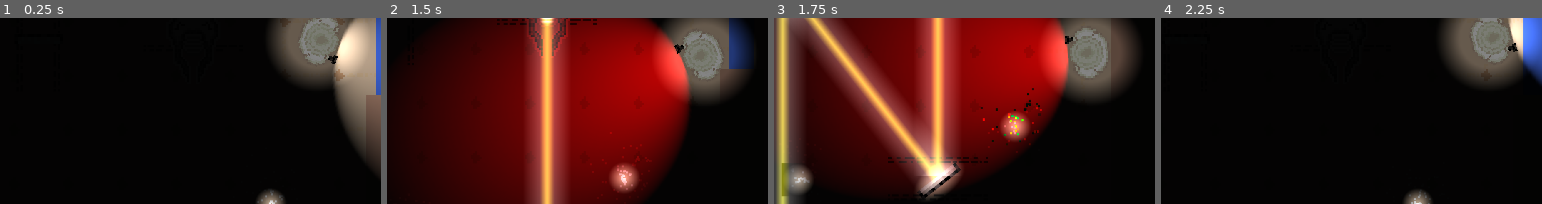
Above: before the commit, frames 1-4 (left to right).
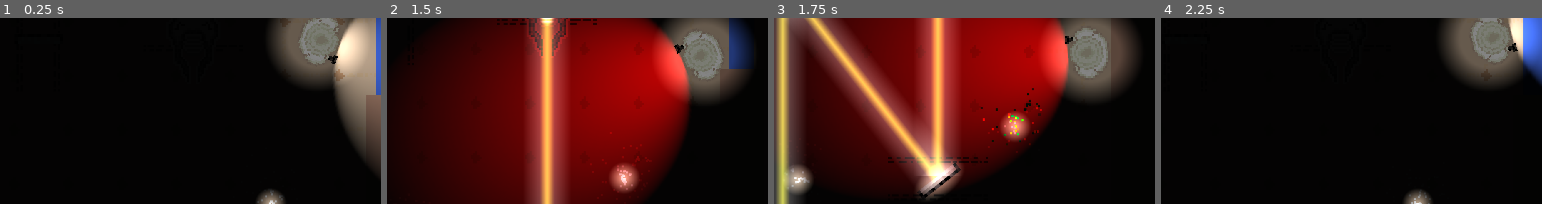
Above: after the commit, the same moments.

Repository: ToumaKamijou/Game-Making-A3
Game: Godot game, scene res://scenes/2D/levels/test_level.tscn
The game is run twice, just before and just after one commit, with the same random seed, the same clock (stepped at 60 frames per second) and the same inputs.
Inputs (mouse positions are % of the whole screen's width and height, from its top left):
- Up to frame 1 (0.25 s): no input
- Up to frame 2 (1.5 s): tap Enter at 0.5 s; move the mouse to (74, 34) at 0.52 s; hold D (move_right) 0.53-1.28 s; hold Space (change_flash_color) 0.53-1.28 s; move the mouse to (30, 46) at 1.27 s; hold S (move_down) from 1.28 s (still down); tap F (interact) at 1.35 s
- Up to frame 3 (1.75 s): keep holding S (move_down)
- Up to frame 4 (2.25 s): move the mouse to (62, 13) at 2.02 s; release S (move_down) at 2.03 s; hold D (move_right) from 2.03 s (still down); tap R at 2.1 s
The pictures show only the part of the screen within x 9-59%, y 34-84%; the shares and areas given below are measured in that part.

Frames 1-2 are identical in both runs. In frame 3, 0.6% of the frame differs, in the area x 2-8%, y 77-96%; in frame 4, nothing differs.

Commit message:
Fix
* checkpoint light now doesnt show black in the background when collided with a lasers' light

Diff:
--- a/a-3-game/scenes/2D/death/Checkpoint.tscn
+++ b/a-3-game/scenes/2D/death/Checkpoint.tscn
@@ -28,6 +28,8 @@
 [node name="RespawnPoint" type="Marker2D" parent="."]
 
 [node name="PointLight2D" type="PointLight2D" parent="."]
+range_z_min = 0
+range_z_max = 1
 texture = SubResource("GradientTexture2D_vq8ws")
 
 [node name="CPUParticles2D" type="CPUParticles2D" parent="."]
